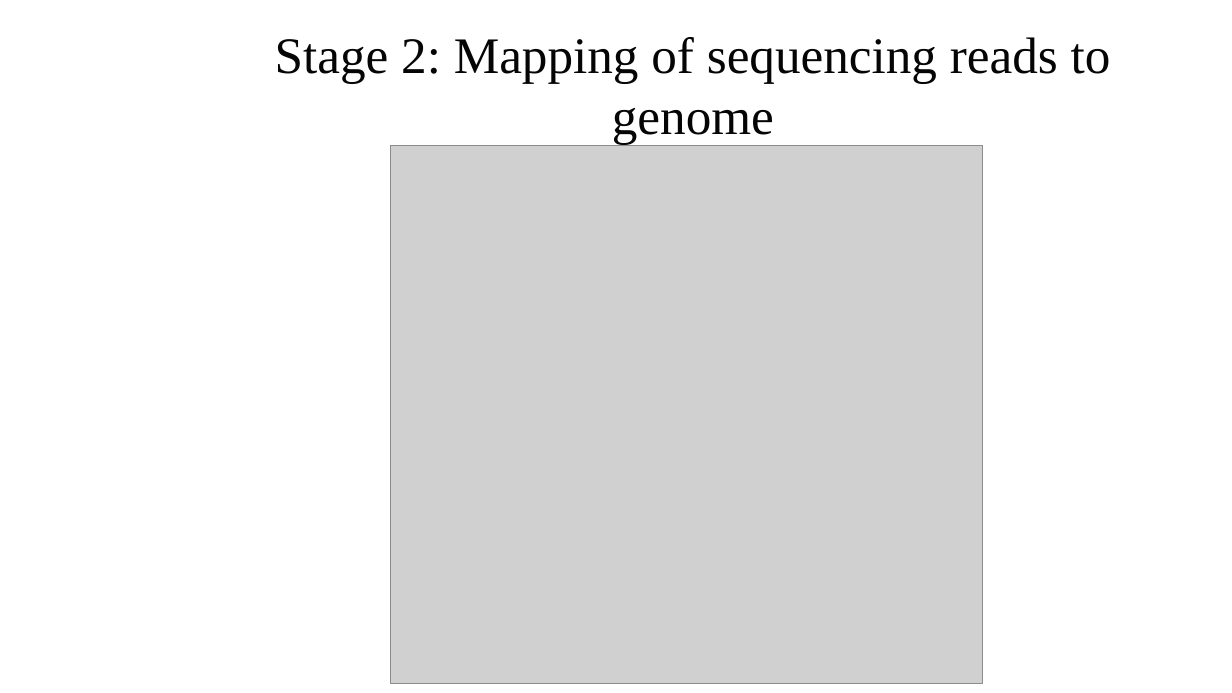
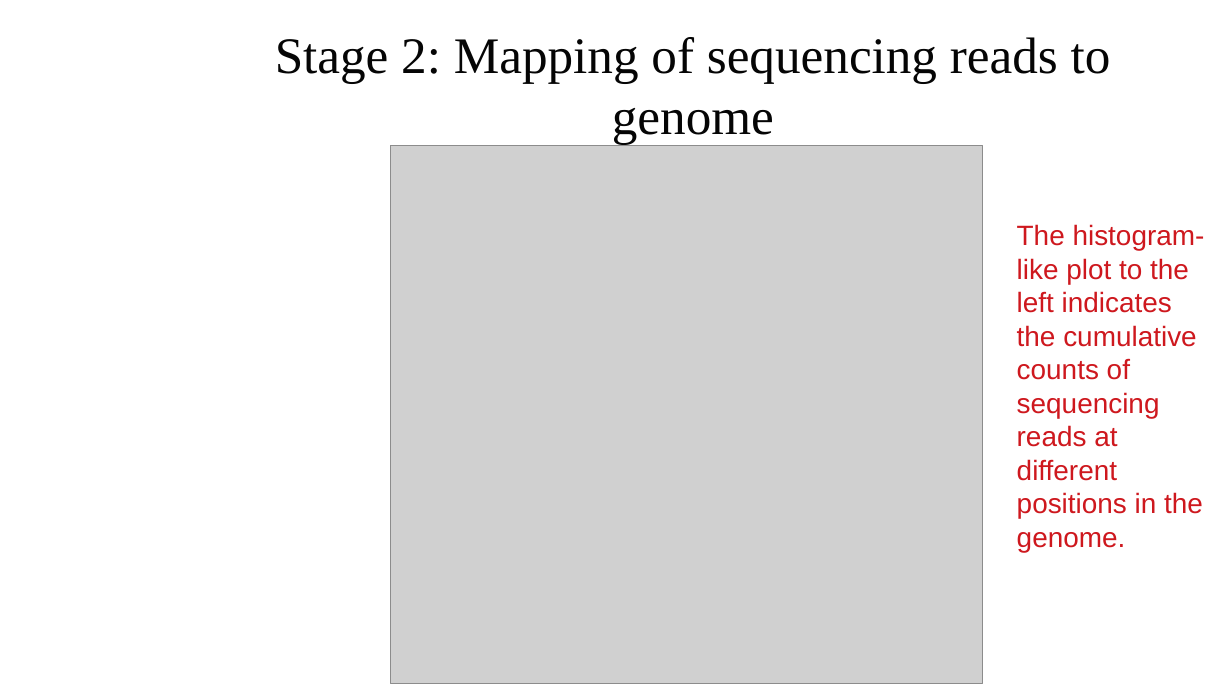
Before and after one commit to dataforager/DSA2019-bioinf_tutorial, a slide deck: slide 8 of FunBioinf-Tutorial-DSA2019-v1.pptx. Drawn at 1232x693 pixels with LibreOffice and Linux fonts; fonts in the diff are those of the drawing; grey boxes stand for pictures; background and template pictures are left out. Boxes give left, top, right and bottom in pixels: in the first picture for what was removed or moved away, otherwise in the second. Text is boxed around its words. In the diff, an @@ line names an element or a change of style, - is before the commit and + after.

```diff
--- a/FunBioinf-Tutorial-DSA2019-v1.pptx
+++ b/FunBioinf-Tutorial-DSA2019-v1.pptx
@@ text added at (x1=1017, y1=224, x2=1205, y2=552), 18 pt, text #CE181E @@
+The histogram-like plot to the left indicates the cumulative counts of sequencing reads at different positions in the genome.
```
Also in this commit, not shown: 9 other slides changed, 1 other file.
